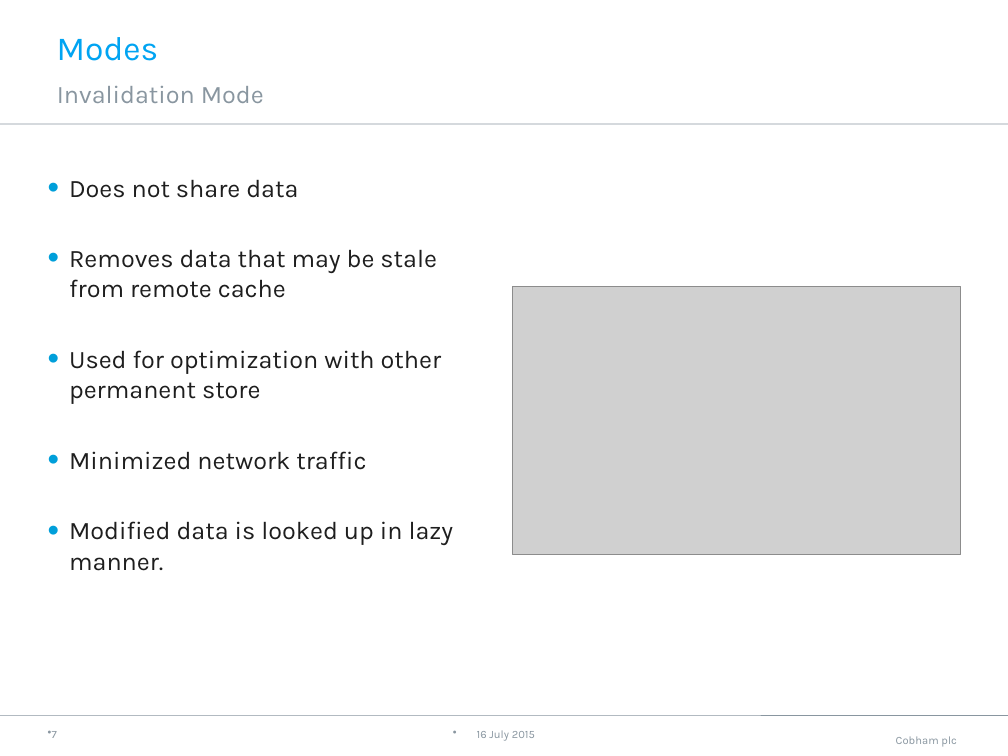
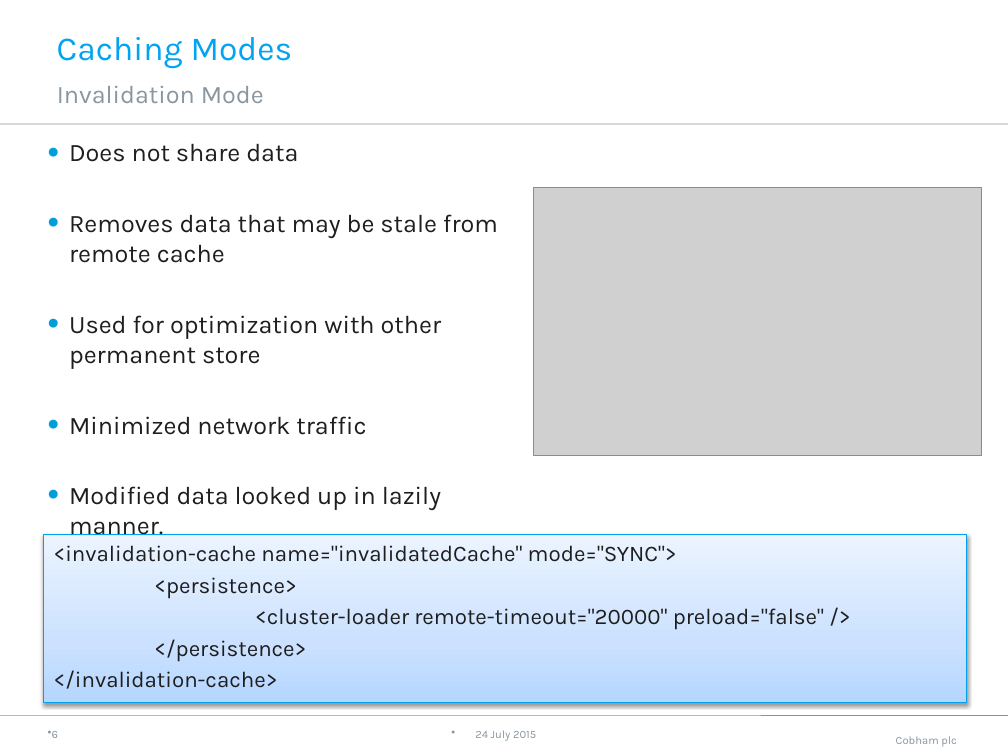
Before and after one commit to neha-bansal/Demos, a slide deck: slide 7 of infinispan-embedded-tutorial/Infinispan.pptx (slide 8 before the commit). Drawn at 1008x756 pixels with LibreOffice and Linux fonts; fonts in the diff are those of the drawing; grey boxes stand for pictures; background and template pictures are left out. Boxes give left, top, right and bottom in pixels: in the first picture for what was removed or moved away, otherwise in the second. Text is boxed around its words. In the diff, an @@ line names an element or a change of style, - is before the commit and + after.

```diff
--- a/infinispan-embedded-tutorial/Infinispan.pptx
+++ b/infinispan-embedded-tutorial/Infinispan.pptx
@@ title at bbox=[57, 37, 293, 69]: text changed @@
-Modes
+Caching Modes
@@ picture: place and size @@
-picture at bbox=[512, 286, 961, 554]
+picture at bbox=[533, 187, 982, 456]
@@ text at bbox=[69, 486, 441, 510]: text changed @@
-• Modified data is looked up in lazy manner.
+• Modified data looked up in lazily manner.
@@ rectangle added at bbox=[43, 534, 967, 702], fill gradient #B6D7FF to #CCE2FF to #ECF4FF, outline #00A0ED 0.75 pt, 16 pt, text #1E1E1E @@
+<invalidation-cache name="invalidatedCache" mode="SYNC">
+<persistence>
+<cluster-loader remote-timeout="20000" preload="false" />
+</persistence>
+</invalidation-cache>
@@ page number at bbox=[52, 731, 58, 738]: text changed @@
-7
+6
@@ text at bbox=[475, 730, 536, 741]: text changed @@
-16 July 2015
+24 July 2015
```
Also in this commit, not shown: 10 other slides changed, 2 slides added, 1 slide removed, 4 other files.
